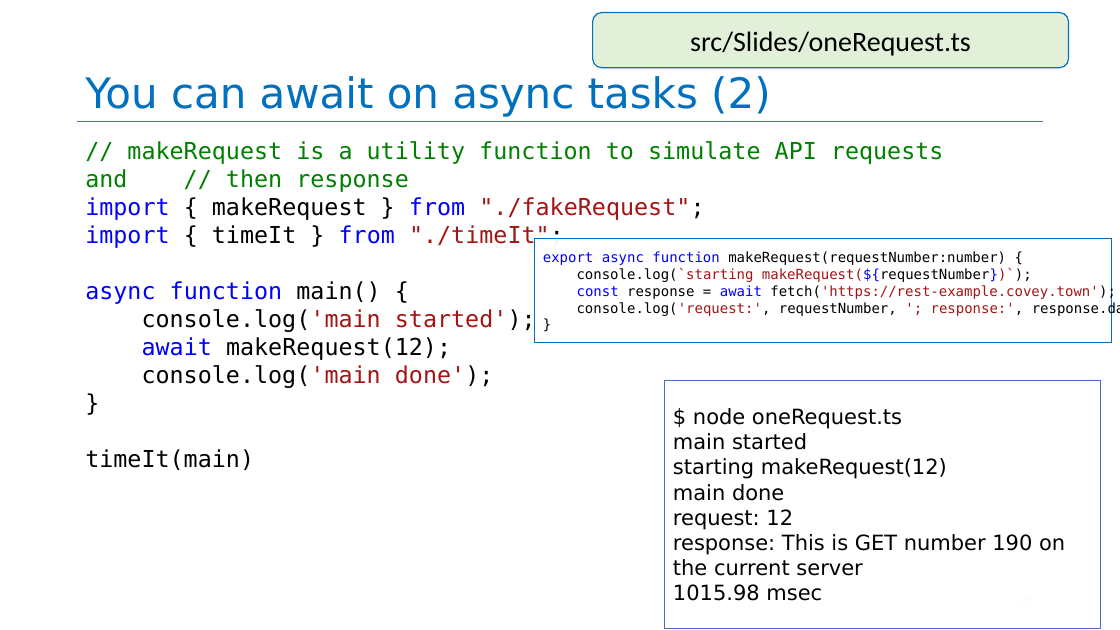
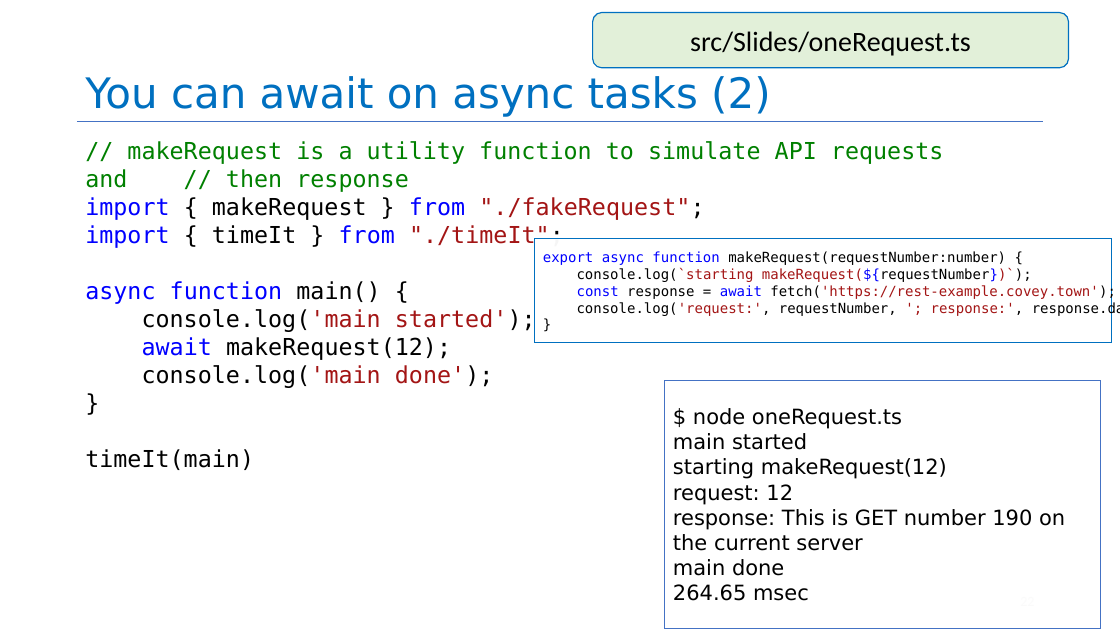
Before and after one commit to neu-se/CS4530-Summer-2026, a slide deck: slide 22 of Slides/Module 08 Concurrency Patterns in Typescript.pptx. Drawn at 1120x630 pixels with LibreOffice and Linux fonts; fonts in the diff are those of the drawing. Boxes give left, top, right and bottom in pixels: in the first picture for what was removed or moved away, otherwise in the second. Text is boxed around its words. In the diff, an @@ line names an element or a change of style, - is before the commit and + after.

Commit message:
fixed more typos async

```diff
--- a/Slides/Module 08 Concurrency Patterns in Typescript.pptx
+++ b/Slides/Module 08 Concurrency Patterns in Typescript.pptx
@@ text in rectangle at [673, 484, 784, 501]: paragraph removed @@
-main done
@@ text in rectangle at [673, 559, 809, 601]: text changed @@
-1015.98 msec
+main done
+264.65 msec
```
Also in this commit, not shown: 1 other file.
